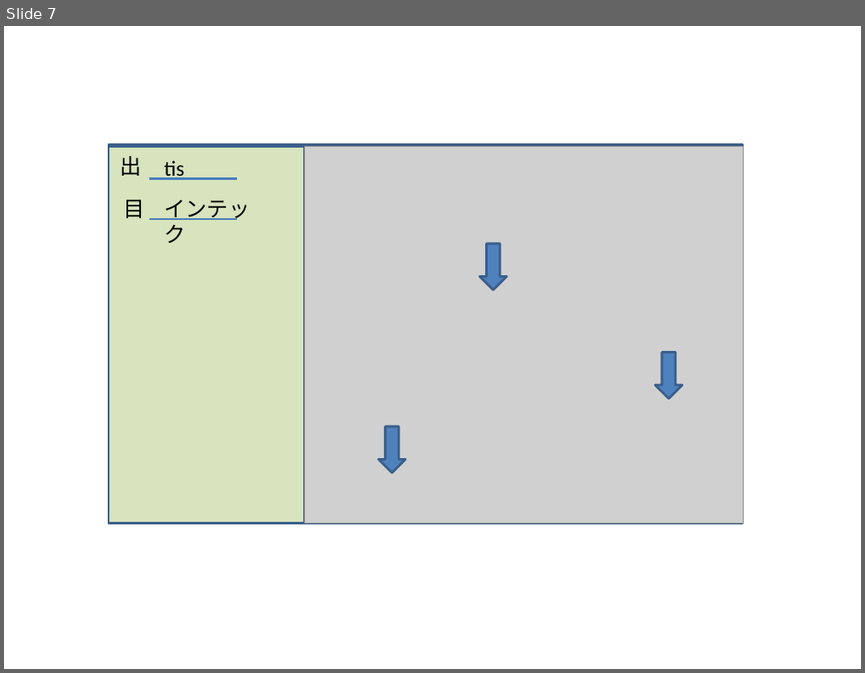
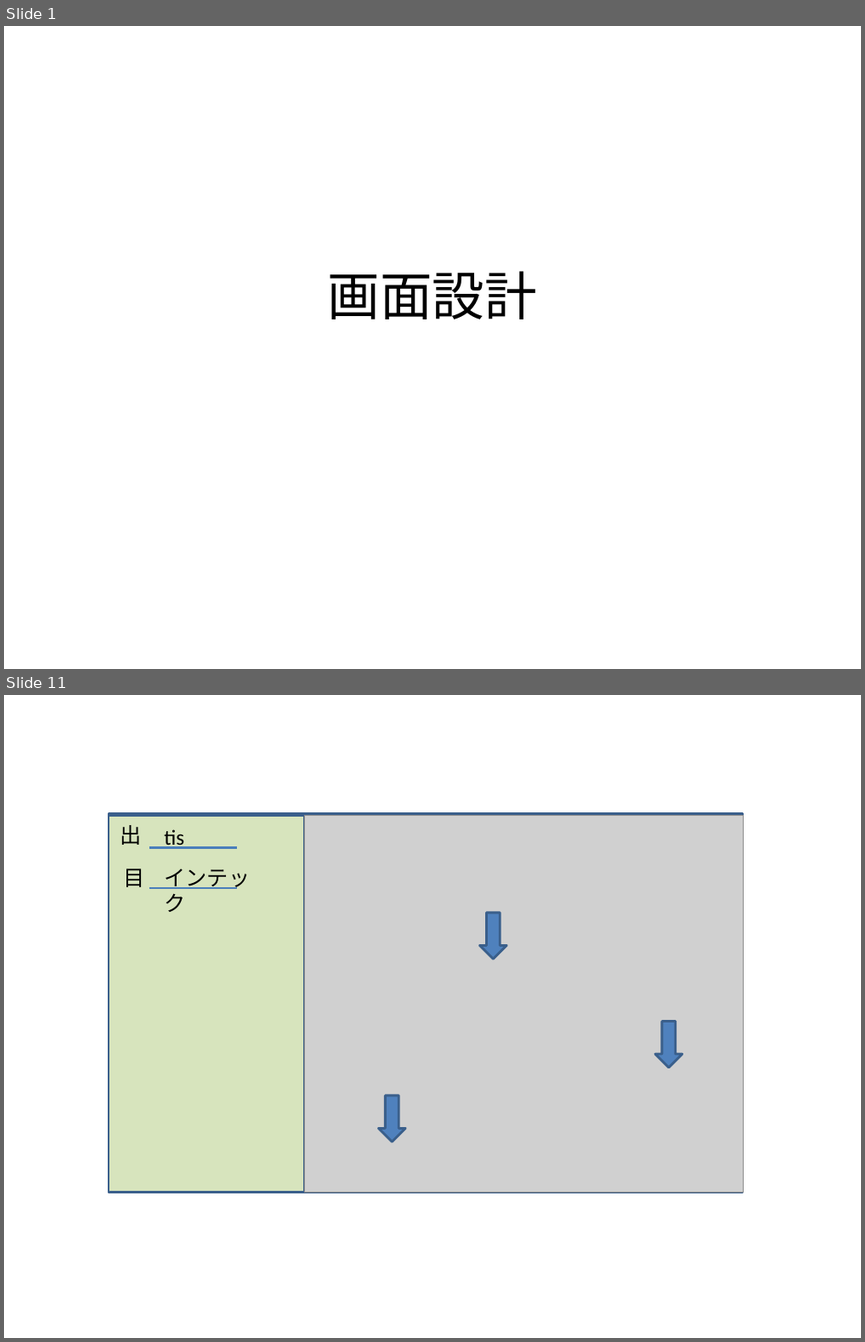
Before and after one commit to kawasaki-kk/kerotan, a slide deck: window.pptx. Shown one above the other, each under a label of ours: slide 7 before the commit, slides 1 and 11 after it; the slides between them are not shown. The pictures are 865x673 and 865x1342 pixels, drawn with LibreOffice and Linux fonts; fonts in the diff are those of the drawing; grey boxes stand for pictures. Boxes give left, top, right and bottom in pixels: in the first picture for what was removed or moved away, otherwise in the second. Text is boxed around its words. In the diff, an @@ line names an element or a change of style, - is before the commit and + after.

```diff
--- a/window.pptx
+++ b/window.pptx
@@ slide 1 added at [4, 26, 861, 669], background #FFFFFF @@
@@ title added at [328, 271, 537, 319], 44 pt, text #000000 @@
+画面設計
@@ what was slide 7 is now slide 11 @@
```
Also in this commit, not shown: 4 slides changed, 5 other slides added, 1 slide removed.
